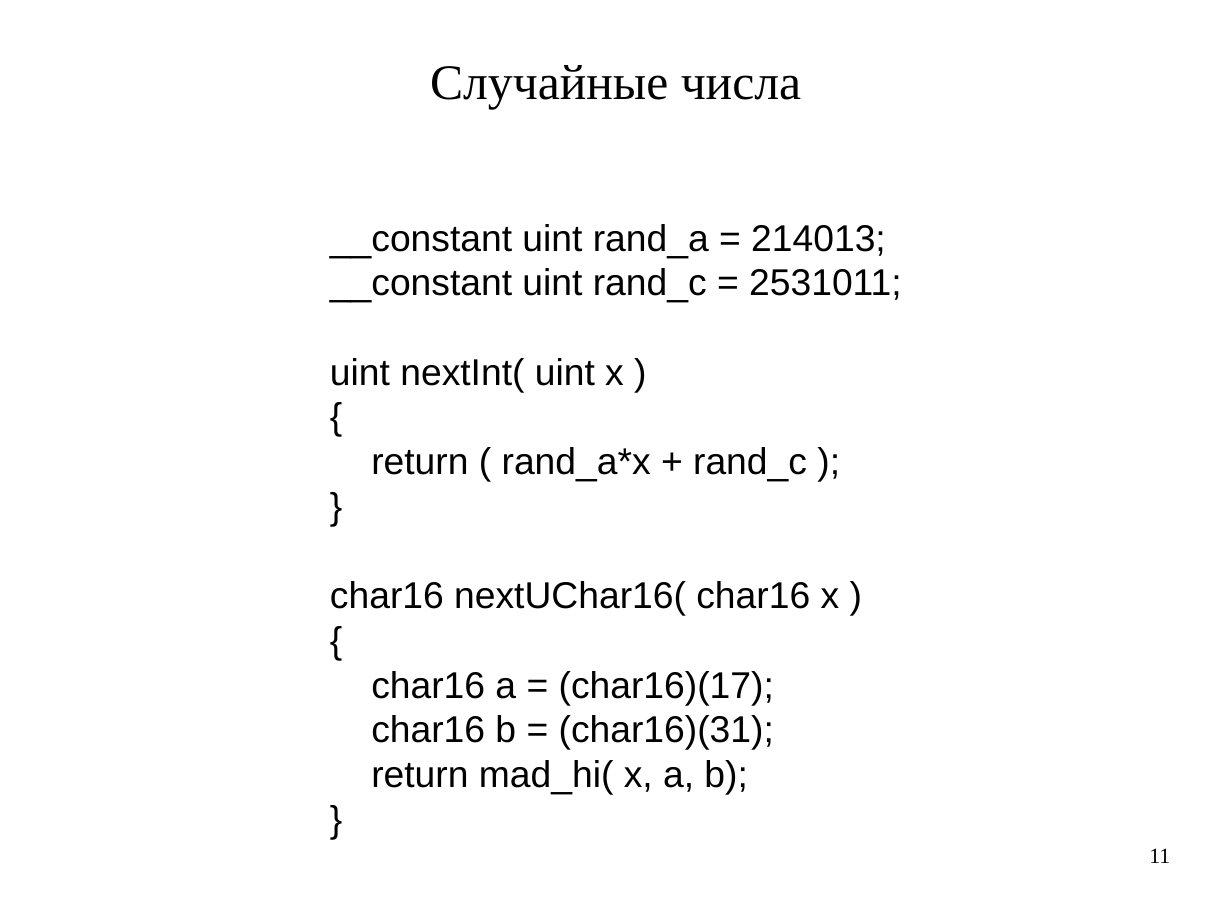
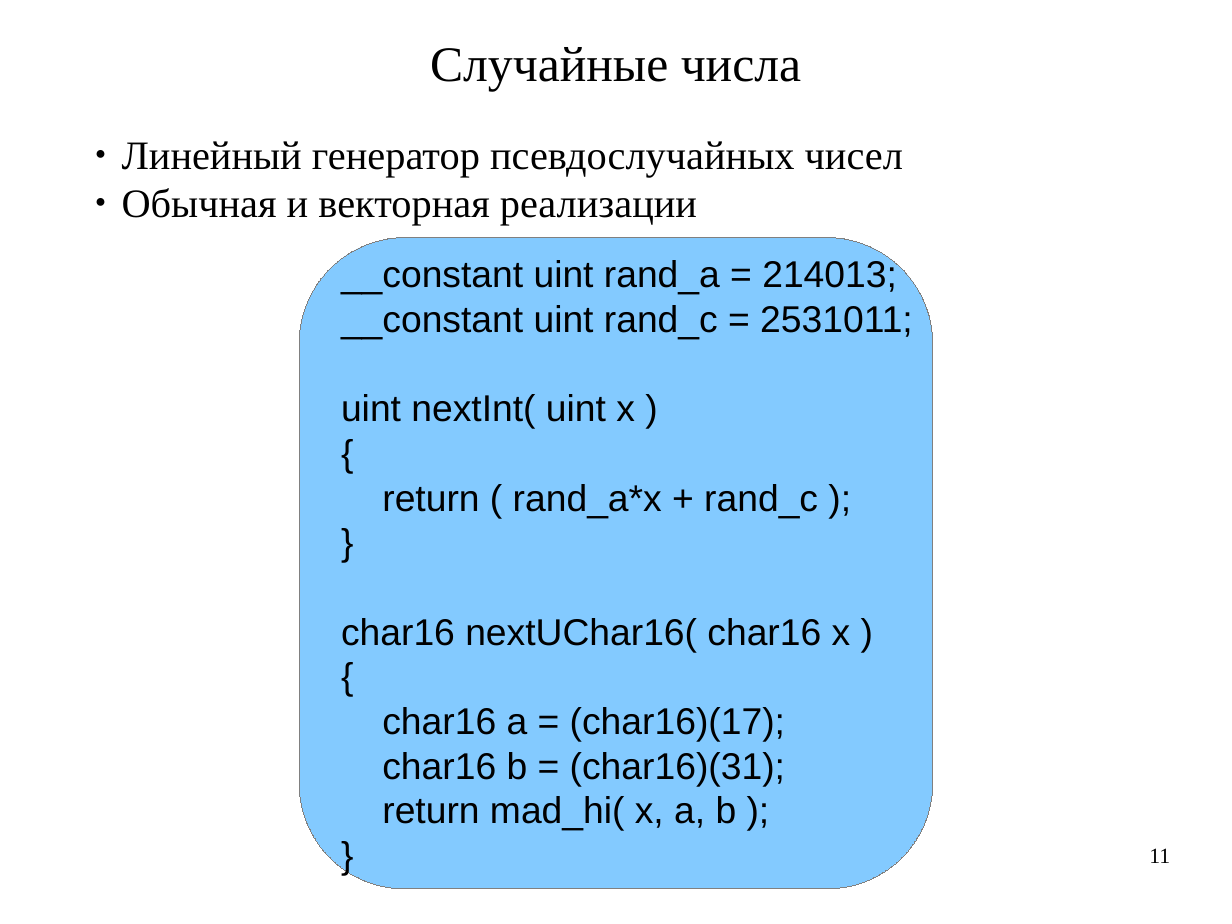
Before and after one commit to artem-bochkarev/master-work, a slide deck: slide 11 of Presentation.odp. Drawn at 1232x924 pixels with LibreOffice and Linux fonts; fonts in the diff are those of the drawing. Boxes give left, top, right and bottom in pixels: in the first picture for what was removed or moved away, otherwise in the second. Text is boxed around its words. In the diff, an @@ line names an element or a change of style, - is before the commit and + after.

```diff
--- a/Presentation.odp
+++ b/Presentation.odp
@@ text "Случайные числа" moved from (x1=430, y1=65, x2=801, y2=109) to (x1=430, y1=47, x2=801, y2=91) @@
@@ text added at (x1=122, y1=141, x2=903, y2=226), 26 pt, text #000000 @@
+● Линейный генератор псевдослучайных чисел
+● Обычная и векторная реализации
@@ freeform shape added at (x1=300, y1=238, x2=934, y2=890), fill #83CAFF, outline #808080 0 pt, 24 pt, text #000000 @@
+__constant uint rand_a = 214013;
+__constant uint rand_c = 2531011;
+uint nextInt( uint x )
+{
+return ( rand_a*x + rand_c );
+}
+char16 nextUChar16( char16 x )
+{
+char16 a = (char16)(17);
+char16 b = (char16)(31);
+return mad_hi( x, a, b );
+}
@@ text removed at (x1=330, y1=224, x2=902, y2=795) @@
-__constant uint rand_a = 214013;
-__constant uint rand_c = 2531011;
-uint nextInt( uint x )
-{
-return ( rand_a*x + rand_c );
-}
-char16 nextUChar16( char16 x )
-{
-char16 a = (char16)(17);
-char16 b = (char16)(31);
-return mad_hi( x, a, b);
-}
```
Also in this commit, not shown: 8 other slides changed, 10 slides added, 3 slides removed, 21 other files.
